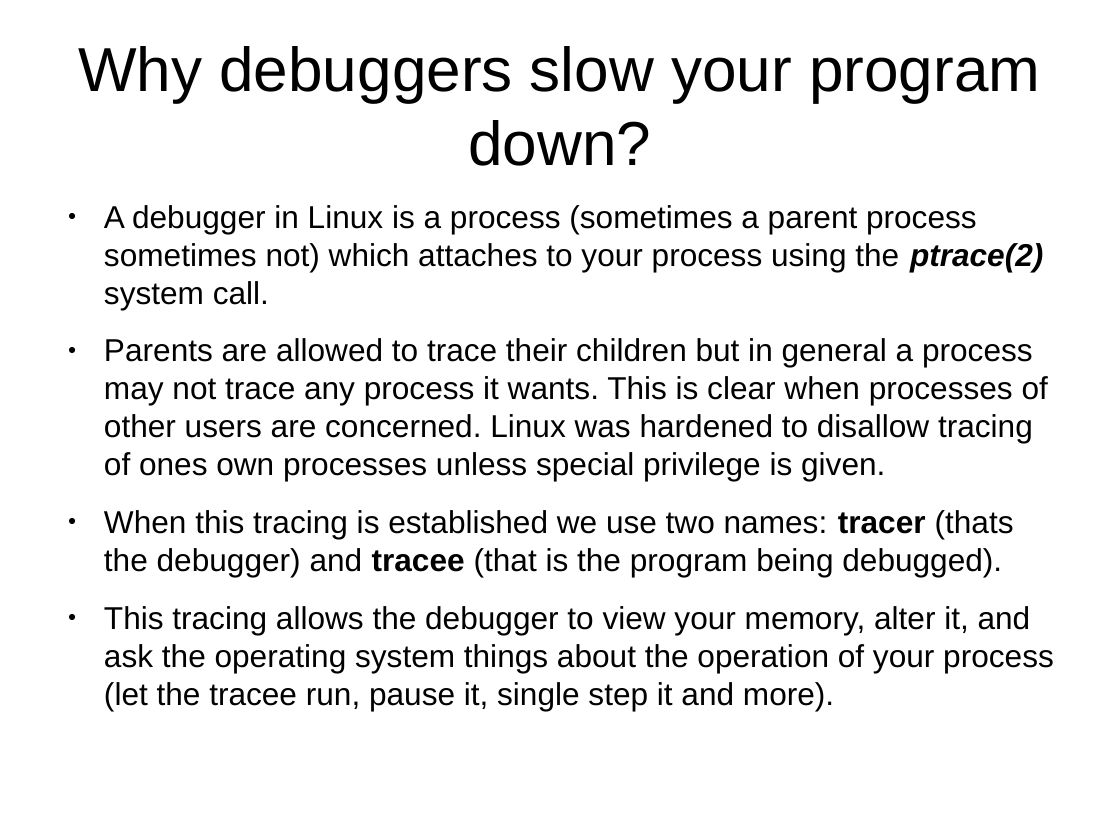
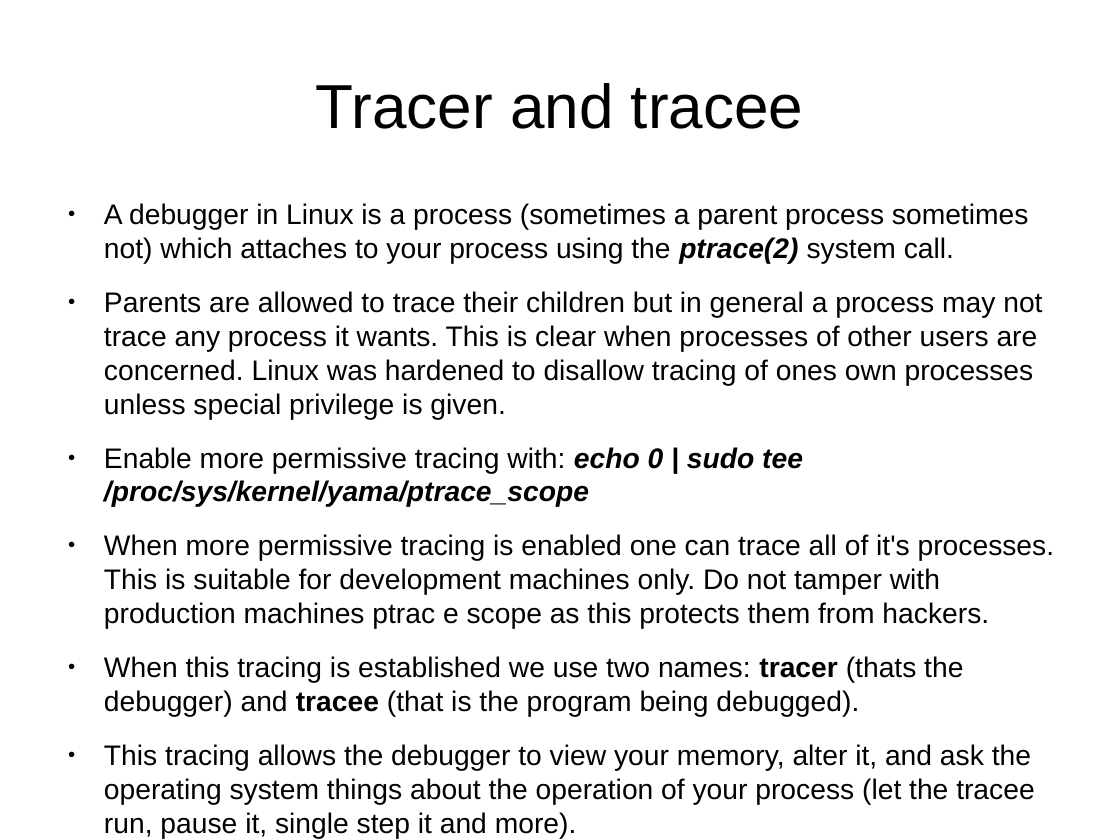
Before and after one commit to kalmuthu/slides, a slide deck: slide 9 of odp/linux/debugging.odp (slide 10 before the commit). Drawn at 1120x840 pixels with LibreOffice and Linux fonts; fonts in the diff are those of the drawing. Boxes give left, top, right and bottom in pixels: in the first picture for what was removed or moved away, otherwise in the second. Text is boxed around its words. In the diff, an @@ line names an element or a change of style, - is before the commit and + after.

```diff
--- a/odp/linux/debugging.odp
+++ b/odp/linux/debugging.odp
@@ title at [316,83,803,129]: text changed @@
-Why debuggers slow your program down?
+Tracer and tracee
@@ text at [104,203,1042,838]: size 22.4 to 20 pt in "A debugger in Linux is a process ...", "Parents are allowed to trace their children ...", "When this tracing is established we use ...", "This tracing allows the debugger to view ..." @@
@@ text at [104,447,1055,629]: paragraphs added @@
+● Enable more permissive tracing with: echo 0 | sudo tee /proc/sys/kernel/yama/ptrace_scope
+● When more permissive tracing is enabled one can trace all of it's processes. This is suitable for development machines only. Do not tamper with production machines ptrac e scope as this protects them from hackers.
```
Also in this commit, not shown: 2 other slides changed, 6 slides added.
